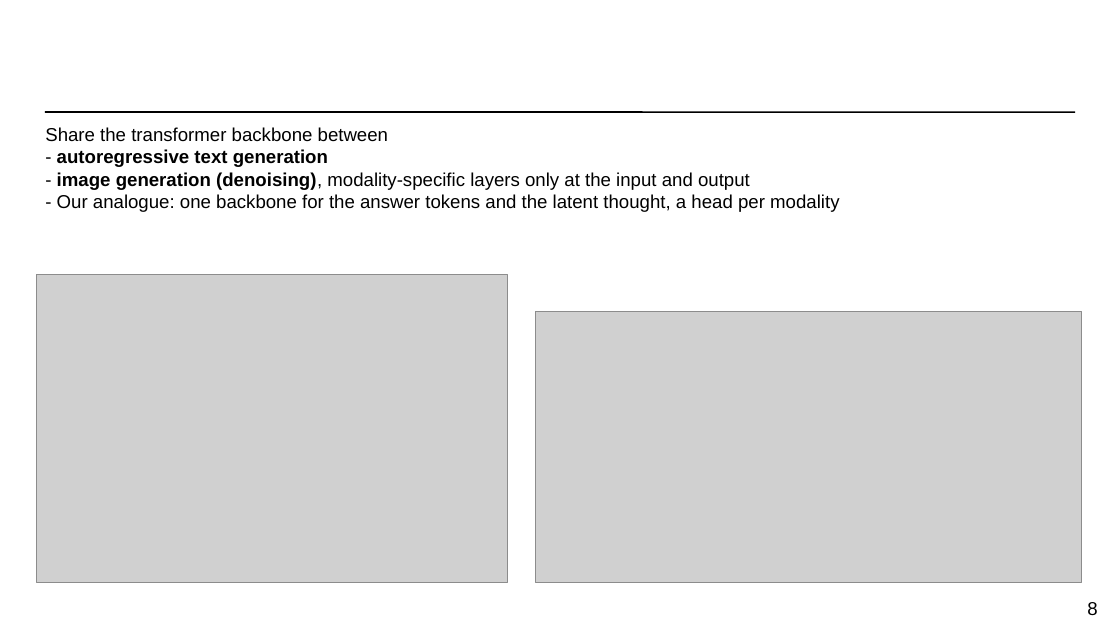
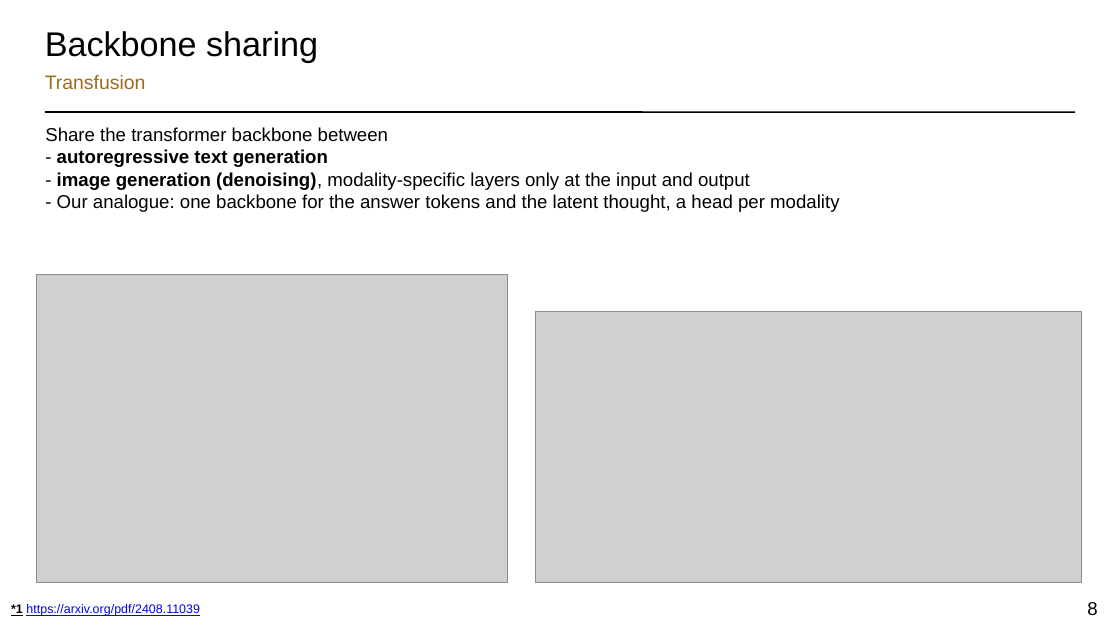
Before and after one commit to torridfish/dotfiles, a slide deck: slide 8 of agents/.agents/skills/research-slides/assets/research-slides-template.pptx. Drawn at 1120x630 pixels with LibreOffice and Linux fonts; fonts in the diff are those of the drawing; grey boxes stand for pictures. Boxes give left, top, right and bottom in pixels: in the first picture for what was removed or moved away, otherwise in the second. Text is boxed around its words. In the diff, an @@ line names an element or a change of style, - is before the commit and + after.

```diff
--- a/agents/.agents/skills/research-slides/assets/research-slides-template.pptx
+++ b/agents/.agents/skills/research-slides/assets/research-slides-template.pptx
@@ text added at (45, 31, 318, 63), 22 pt, text #000000 @@
+Backbone sharing
@@ text added at (45, 75, 146, 89), 12.5 pt, text #9C6B1E @@
+Transfusion
@@ text added at (11, 604, 200, 616), 8 pt, text #0000EE, underline @@
+*1 https://arxiv.org/pdf/2408.11039
```
Also in this commit, not shown: 12 other slides changed, 1 slide added, 1 slide removed, 2 other files.
